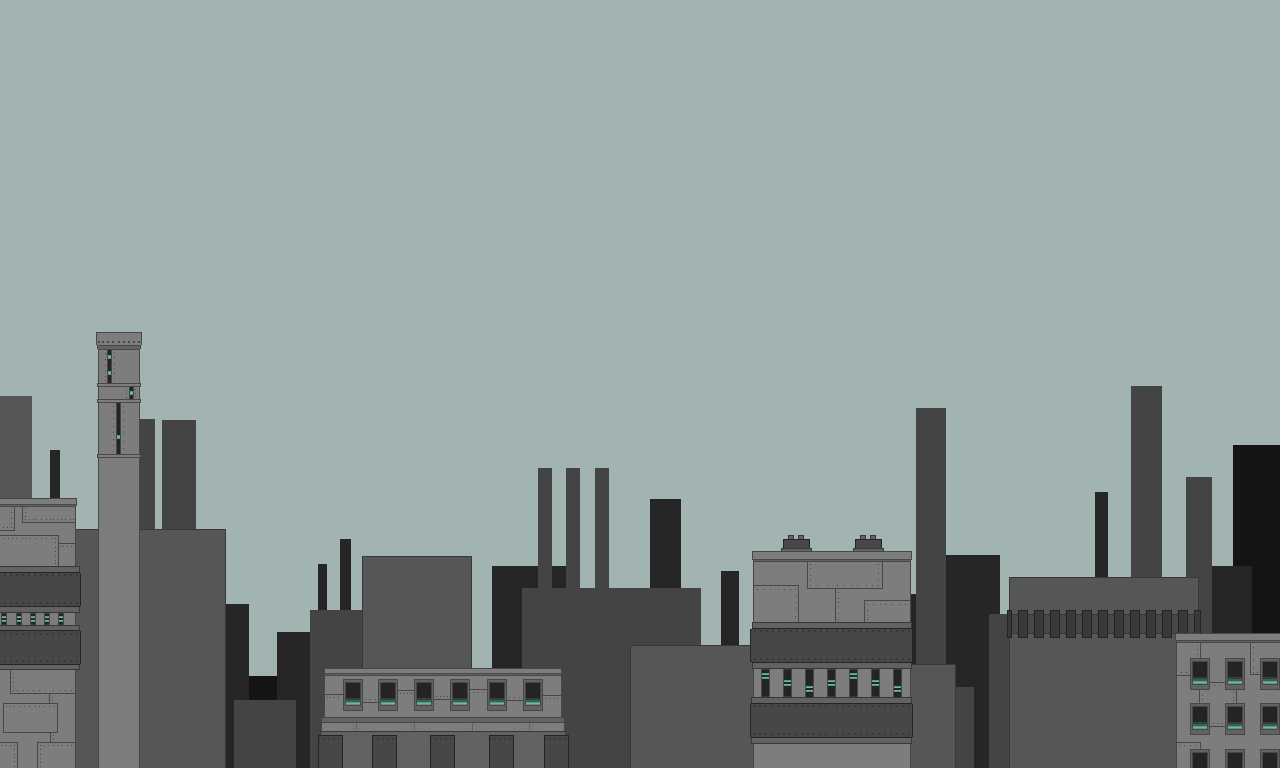
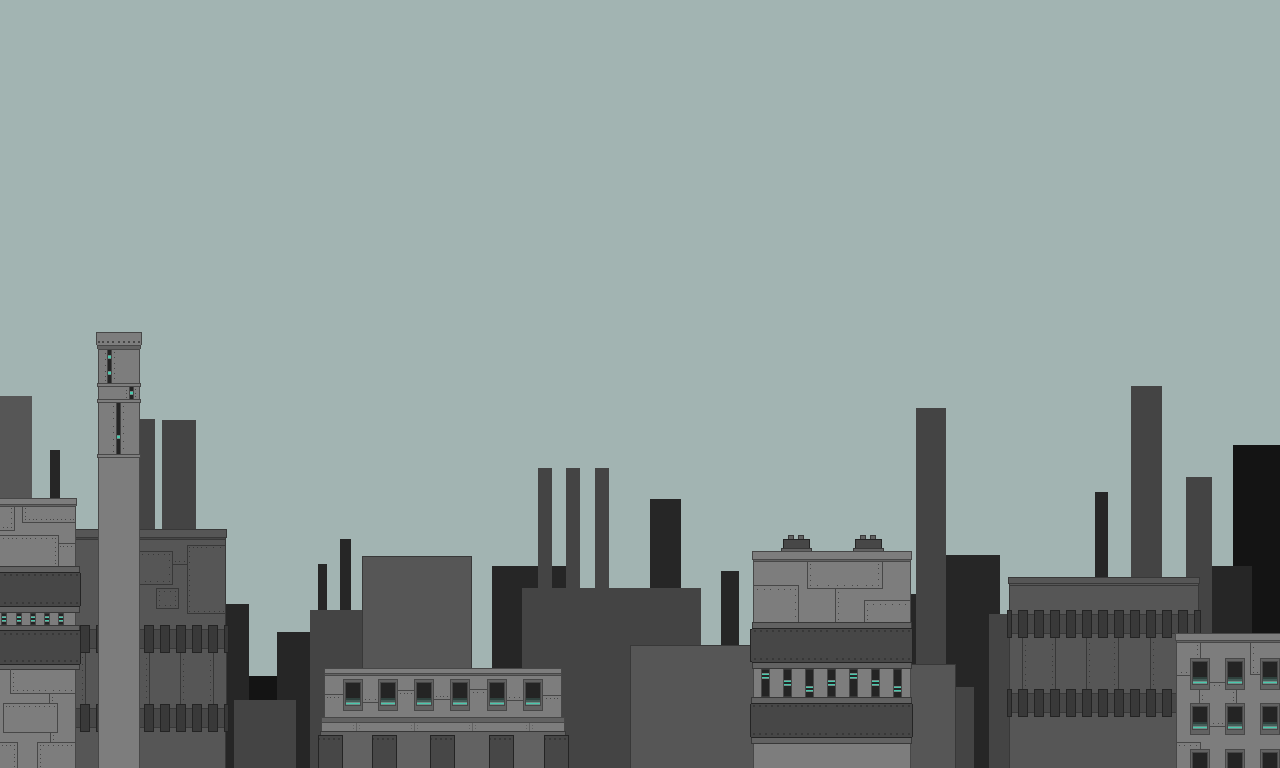
Revision of a layered 1280px x 768px image; what changed, layer by layer:
painted on "Layer 4" over bbox(76, 529, 1200, 732)
